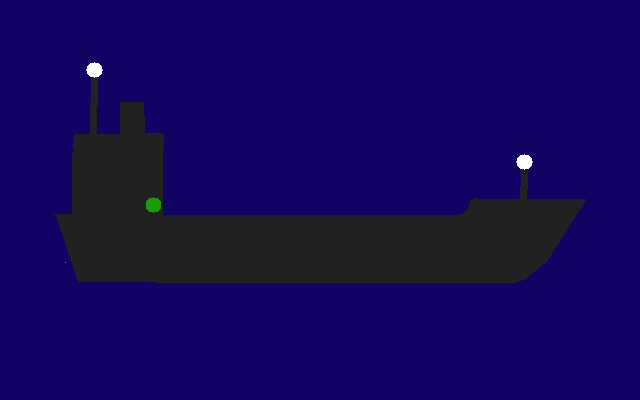
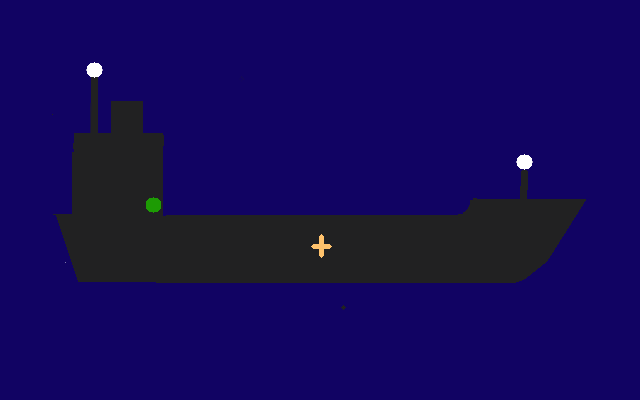
Layers edited between the first and the second 640×400 image:
added layer "stern light" above "chimney" over (90, 103, 98, 133)
added layer "chimney" above "ship" over (111, 101, 143, 133)
added layer "ship" above "Background" over (52, 76, 332, 258)
painted on "Background" over (74, 76, 346, 310)
